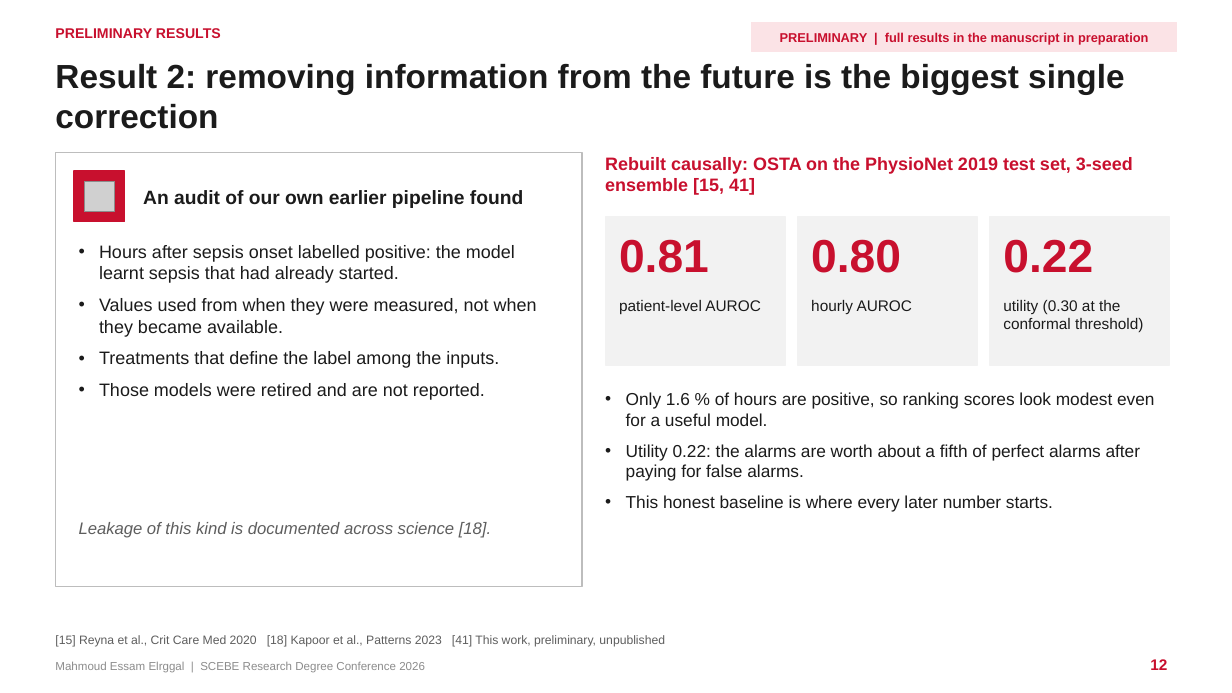
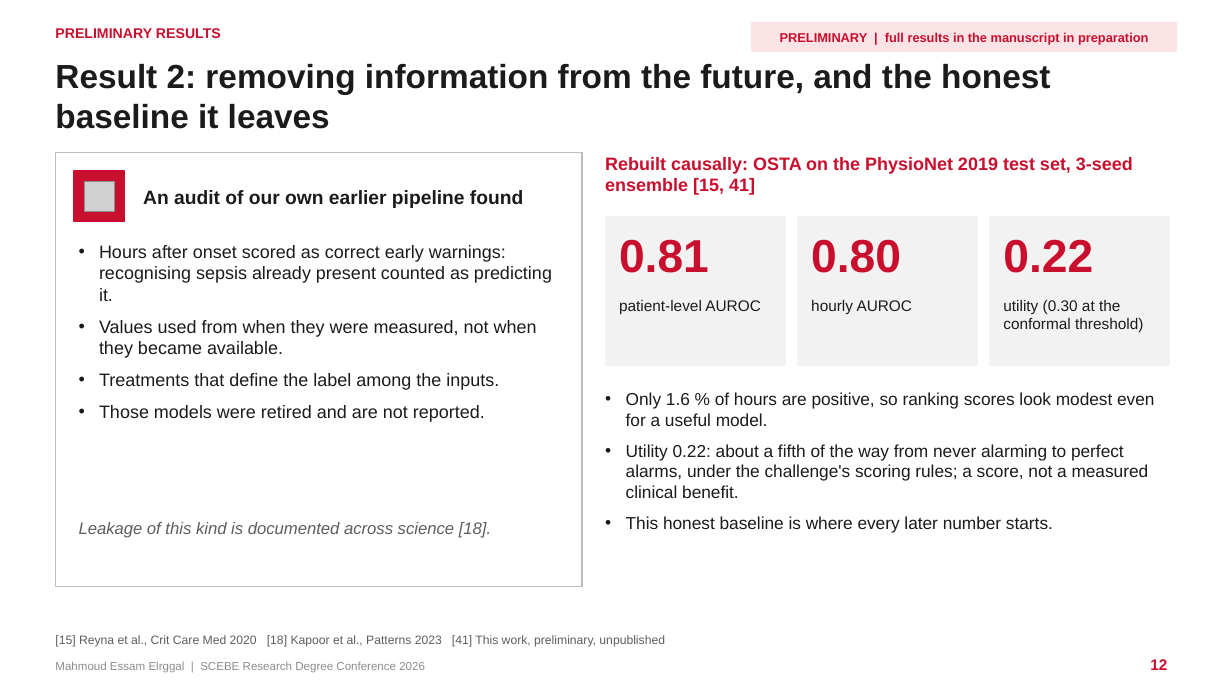
Before and after one commit to mahmoudddj/datasciencecoursera1, a slide deck: slide 12 of dev/presentation/Elrggal_Mahmoud_SCEBE2026.pptx. Drawn at 1232x693 pixels with LibreOffice and Linux fonts; fonts in the diff are those of the drawing; grey boxes stand for pictures. Boxes give left, top, right and bottom in pixels: in the first picture for what was removed or moved away, otherwise in the second. Text is boxed around its words. In the diff, an @@ line names an element or a change of style, - is before the commit and + after.

```diff
--- a/dev/presentation/Elrggal_Mahmoud_SCEBE2026.pptx
+++ b/dev/presentation/Elrggal_Mahmoud_SCEBE2026.pptx
@@ title at [55, 64, 1050, 129]: text changed @@
-Result 2: removing information from the future is the biggest single correction
+Result 2: removing information from the future, and the honest baseline it leaves
@@ text at [99, 245, 552, 301]: text changed @@
-• Hours after sepsis onset labelled positive: the model learnt sepsis that had already started.
+• Hours after onset scored as correct early warnings: recognising sepsis already present counted as predicting it.
@@ text at [626, 444, 1149, 498]: text changed @@
-• Utility 0.22: the alarms are worth about a fifth of perfect alarms after paying for false alarms.
+• Utility 0.22: about a fifth of the way from never alarming to perfect alarms, under the challenge's scoring rules; a score, not a measured clinical benefit.
```
Also in this commit, not shown: 2 other slides changed, 7 other files.
